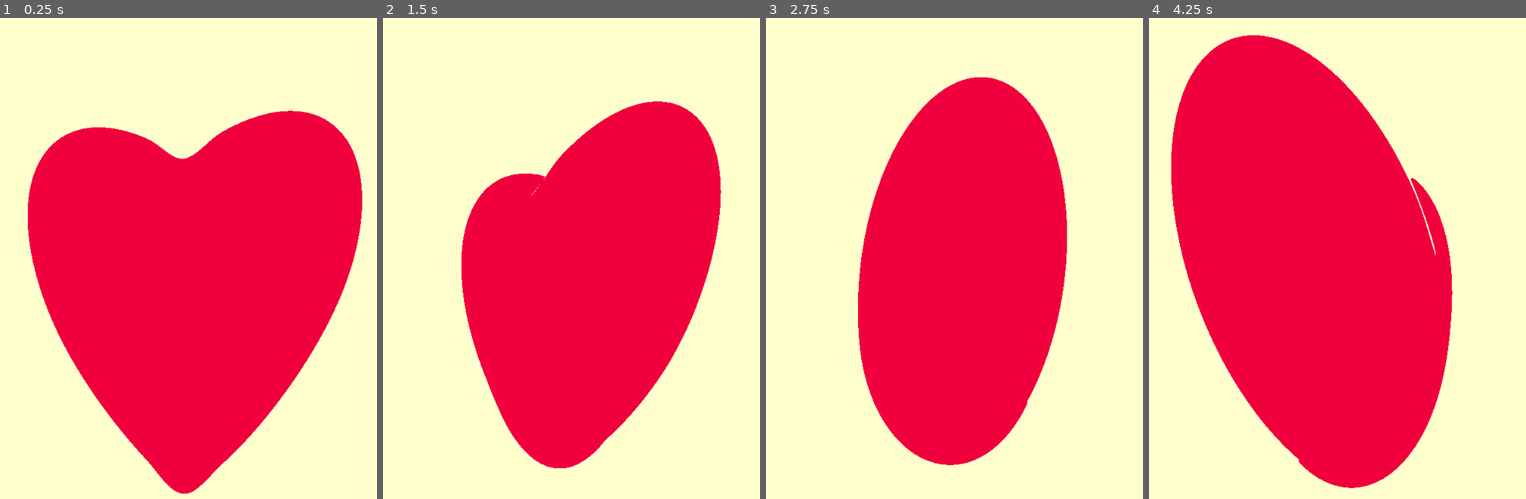
Above: before the commit, frames 1-4 (left to right).
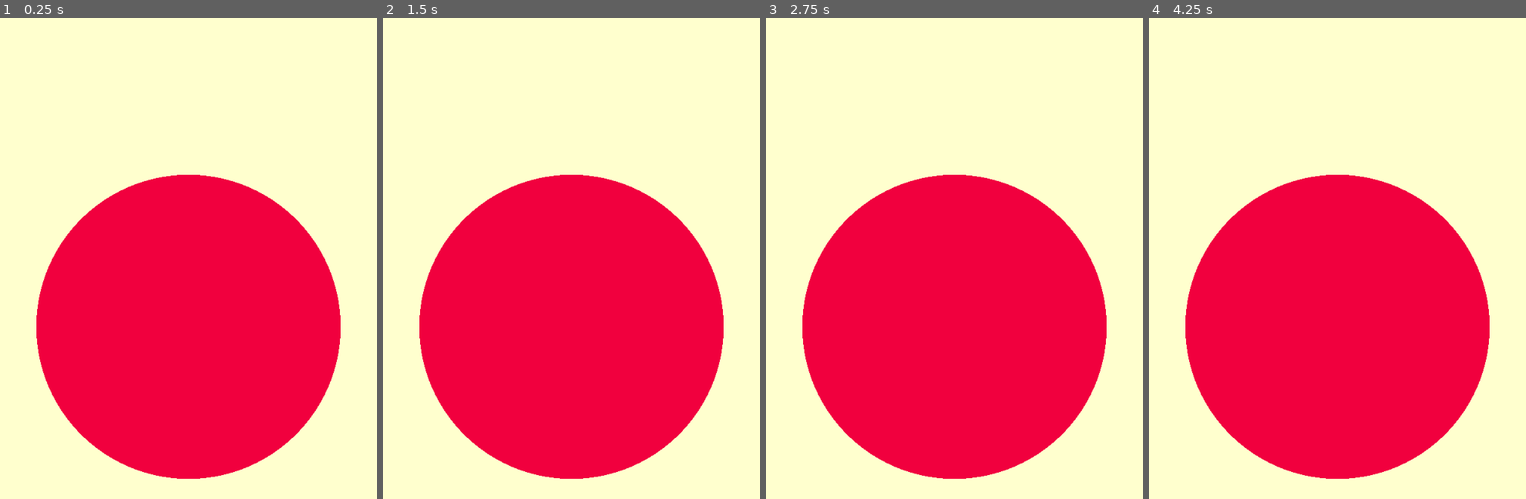
Above: after the commit, the same moments.

Repository: PhilippeZ-Dev/CreativeCoding
Game: Godot game, scene res://Scenes/fractals.tscn
Same seed, same stepped clock (60 frames per second), same inputs: the game is played once before the commit and once after it.
Inputs:
- Up to frame 1 (0.25 s): no input
- Up to frame 2 (1.5 s): no input
- Up to frame 3 (2.75 s): no input
- Up to frame 4 (4.25 s): no input

The runs differ from the first frame. In frame 1, 21% of the frame differs, in the area x 7-97%, y 19-99%; in frame 2, 19%; in frame 3, 22%; in frame 4, 24%, in the area x 5-91%, y 3-98%.

Commit message:
shader cleanup

Diff:
--- a/Scenes/fractals.tscn
+++ b/Scenes/fractals.tscn
@@ -7,30 +7,7 @@
 [ext_resource type="Material" uid="uid://r62ec82ro2al" path="res://Materials/M_JuliaSets.tres" id="4_k2t27"]
 [ext_resource type="Script" uid="uid://7mwytj4mg015" path="res://Scripts/JuliaSetsAnimation.gd" id="5_d6kcm"]
 [ext_resource type="Material" uid="uid://dl1r3lhiime8l" path="res://Materials/M_Newton.tres" id="6_pkxfo"]
-[ext_resource type="Shader" uid="uid://bkrogavnlrjy7" path="res://Shaders/RaymarchingTest.gdshader" id="7_pkxfo"]
-[ext_resource type="Gradient" uid="uid://bp070n6kcplfu" path="res://Ressources/Rainbow_Gradient.tres" id="8_au54f"]
-
-[sub_resource type="GradientTexture1D" id="GradientTexture1D_au54f"]
-gradient = ExtResource("8_au54f")
-
-[sub_resource type="ShaderMaterial" id="ShaderMaterial_au54f"]
-shader = ExtResource("7_pkxfo")
-shader_parameter/_color = Color(0.9950066, 0, 0.25434855, 1)
-shader_parameter/_backgroundColor = Color(1, 0.8574127, 0.5972796, 1)
-shader_parameter/_gradient = SubResource("GradientTexture1D_au54f")
-shader_parameter/_cameraPosition = Vector3(0, 0, -4.5)
-shader_parameter/_cameraRotation = Vector3(0, 0, 0)
-shader_parameter/_lightStrength = 1.355
-shader_parameter/_lightPos = Vector3(2, 0, -3)
-shader_parameter/_lightColor = Color(1, 1, 1, 1)
-shader_parameter/_minShadowLevel = 0.70000003325
-shader_parameter/_shapeRotation = Vector3(0, 0, 0)
-shader_parameter/_shapeLerp = 1.0
-shader_parameter/_h_radius = 2.0
-shader_parameter/_h_expansion = 0.3
-shader_parameter/_h_Z_scale = 1.5
-shader_parameter/_h_compression = 1.0
-shader_parameter/_timeScale = 0.5
+[ext_resource type="Material" uid="uid://bqs6bx71xenq5" path="res://Materials/M_RayMarching.tres" id="7_pkxfo"]
 
 [sub_resource type="StyleBoxFlat" id="StyleBoxFlat_eoume"]
 bg_color = Color(1, 1, 1, 0.784314)
@@ -95,7 +72,7 @@
 metadata/_edit_use_anchors_ = true
 
 [node name="RayMarching" type="ColorRect" parent="Fractals" unique_id=1889117300]
-material = SubResource("ShaderMaterial_au54f")
+material = ExtResource("7_pkxfo")
 layout_mode = 0
 offset_right = 1000.0
 offset_bottom = 1000.0
@@ -134,5 +111,6 @@
 [node name="Screenshot" type="Node" parent="." unique_id=1224829559]
 script = ExtResource("3_iaxo3")
 mode = 1
+sequenceLength = 800
 destinationFolderPath = "res://Screenshots/Heart/"
-screenshotName = "test"
+screenshotName = "heart"
--- a/Shaders/RaymarchingTest.gdshader
+++ b/Shaders/RaymarchingTest.gdshader
@@ -56,24 +56,20 @@
 
 float MixShapes(float a, float b, float m)
 {
-	//float time = (cos(TIME * _timeScale*2.0)+1.0)/2.0;
-	//return mix(a, b, time);
-
 	return mix(a, b, m);
 }
 
+// used to smoth the lighting
 float AlmostIdentity( float x, float m, float e ) // https://iquilezles.org/articles/functions/
 {
-	if( x>m ) return x;
+	if(x>m) return x;
 	float a = 2.0*e - m;
 	float b = 2.0*m - 3.0*e;
 	float t = x/m;
 	return (a*t+b)*t*t + e;
 }
-////////////////////////////////////////////////////////////////////////////////////////////////////
-// p: point in space
-// c: center of sphere
-// r: radius of sphere
+
+// p: point in space | c: center of sphere | r: radius of sphere
 float sdSphere(vec3 p, vec3 c, float r)
 {
 	return length(p-c)-r;
@@ -88,18 +84,14 @@
 float sdHeart(vec3 p, vec3 c, float r)
 {
 	float radius = r + _h_expansion * pow(0.5 + 0.5* sin(2.0 * PI * TIME + (p.y/25.0)),4.0);
-
 	vec3 point = p;
 	float x = abs(p.x);
 	x = AlmostIdentity(x, 0.5, 0.01);
-	//point.z = p.z * (2.0 - (p.y / 15.0));
 	point.z = p.z * _h_Z_scale;
 	point.y = _h_compression * point.y + abs(x) * sqrt((20.0 - abs(x))/35.0);
-
 	return length(point-c)-radius;
 }
 
-////////////////////////////////////////////////////////////////////////////////////////////////////
 float MapScene(vec3 pos)
 {
 	// rotate all the shapes according to a rotation uniform
@@ -107,30 +99,22 @@
 	shapeRotation.y += mod(TIME*_timeScale, 6.283185);
 
 	pos.xz *= Rotate(shapeRotation.y);
-    pos.yz *= Rotate(shapeRotation.x);
-    pos.xy *= Rotate(shapeRotation.z);
+	pos.yz *= Rotate(shapeRotation.x);
+	pos.xy *= Rotate(shapeRotation.z);
 
 	float heart_0 = sdHeart(pos, vec3(0), _h_radius);
-	//return heart_0;
 
 	//float displacement = cos(TIME )*.1 + sin(5.0*pos.x) * sin(5.0*pos.y) * sin(5.0*pos.z) * 0.25;
+
 	float sphere_0 = sdSphere(pos,  vec3(0), _h_radius);
 	//float box_0 = sdBox(pos, vec3(.5));
 
-	//float time = (cos(TIME) *2.0 -1.0) * _timeScale;
 	float shape = MixShapes(sphere_0, heart_0, _shapeLerp);
-
 	return shape;
-	//return sphere_0;// + displacement;
 }
 
 vec3 GetShapeColor()
 {
-	//float time = (cos(TIME)+1.0)/2.0 * _timeScale;
-	//
-	//vec3 gradient = texture(_gradient, vec2(fract(TIME /5.0), 0)).xyz;
-	//return gradient;
-
 	return _color;
 }
 
@@ -164,16 +148,12 @@
 		// calculate current position along ray
 		vec3 currentPos = ro + totaldistanceTraveled * rd;
 
-		// we assume that the sphere is centered at the origin and the radius is 1
-		//float distanceToClosest = DistanceFromSphere(currentPos, vec3(0), 1.0);
 		float distanceToClosest = MapScene(currentPos);
 
 		if(distanceToClosest < MinimumHitDistance)
 		{
 			// return color if we hit something
 			vec3 normal = CalculateNormal(currentPos);
-
-			//return GetShapeColor();// * CalculateLightIntensity(currentPos, normal);
 			return GetShapeColor() * CalculateLightIntensity(currentPos, normal);
 		}
 
@@ -185,7 +165,6 @@
 		// accumulate the distance traveled
 		totaldistanceTraveled += distanceToClosest;
 	}
-
 	// if we got here, we hit nothing and return the backgroundcolor
 	return _backgroundColor;
 }
